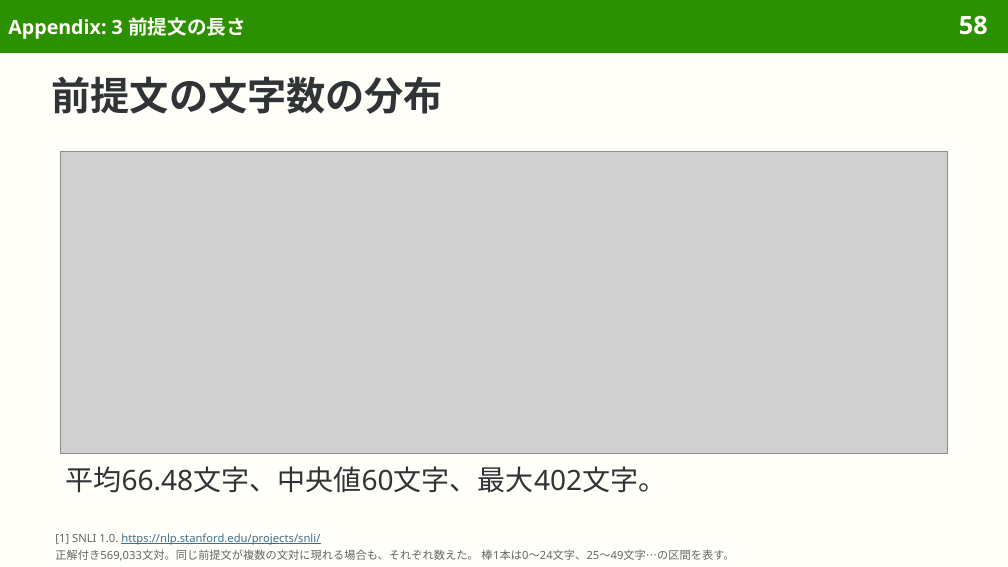
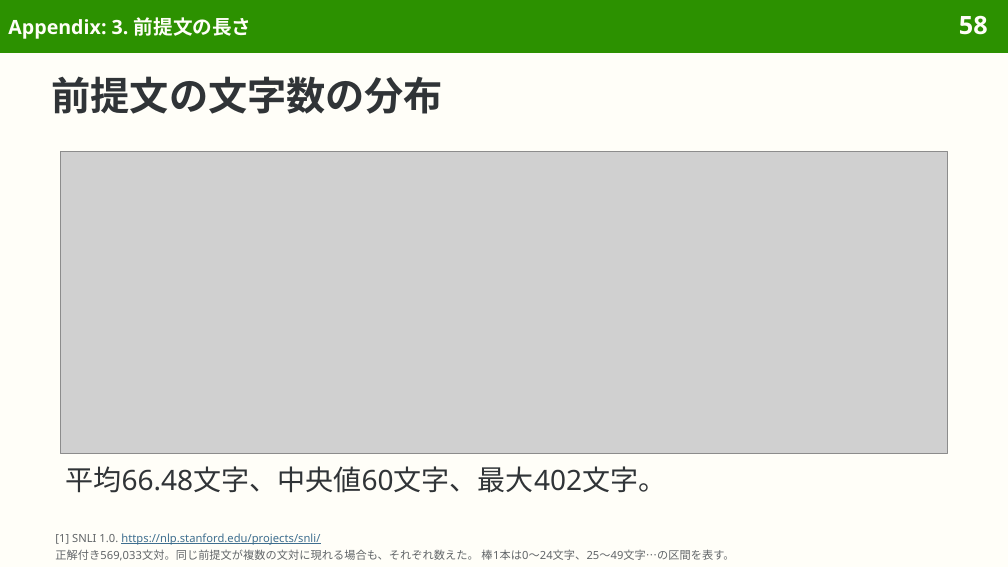
Before and after one commit to sasakiy84/datasets-in-10-minutes, a slide deck: slide 58 of slides/datasets-in-10-minutes-snli.pptx. Drawn at 1008x567 pixels with LibreOffice and Linux fonts; fonts in the diff are those of the drawing; grey boxes stand for pictures. Boxes give left, top, right and bottom in pixels: in the first picture for what was removed or moved away, otherwise in the second. Text is boxed around its words. In the diff, an @@ line names an element or a change of style, - is before the commit and + after.

```diff
--- a/slides/datasets-in-10-minutes-snli.pptx
+++ b/slides/datasets-in-10-minutes-snli.pptx
@@ title at <box>8,17,252,39</box>: text changed @@
-Appendix: 3 前提文の長さ
+Appendix: 3. 前提文の長さ
```
Also in this commit, not shown: 67 other slides changed, 11 other files.
